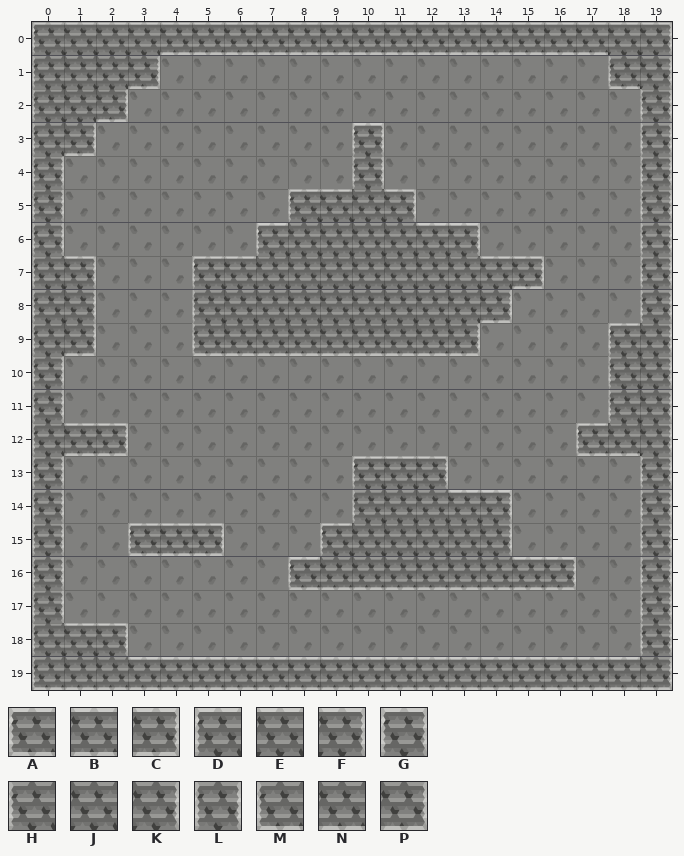
One commit to this Tiled map (JSON): assets/levels/map.json. The picture above is the old version.
Cells are 92x96 px. Shown: x 0..19, y 0..19.
Key: from "tileset": A 1, B 2, C 3, D 4, E 5, F 6, G 7, H 8, J 9, K 10, L 11, M 12, N 13, P 14.
_ is an empty cell.
Layers that did not change in this view are not listed.
Layer "Mid" before, first column x 0:
 0 DEEEBBBBBBBBBBBBBBEF
 1 HJJP______________MK
 2 HJP________________L
 3 HP________G________L
 4 L_________L________L
 5 L_______DEJF_______L
 6 L______DJJJJEF_____L
 7 HF___DEJJJJJJJEC___L
 8 HK___HJJJJJJJJP____L
 9 HP___MNNNNNNNP____DK
10 L_________________HK
11 L_________________HK
12 HBC______________ANK
13 L_________DEF______L
14 L_________HJJEF____L
15 L__ABC___DJJJJK____L
16 L_______ANNNNNNBC__L
17 L__________________L
18 HEF________________L
19 MNNBBBBBBBBBBBBBBBBP
After the commit:
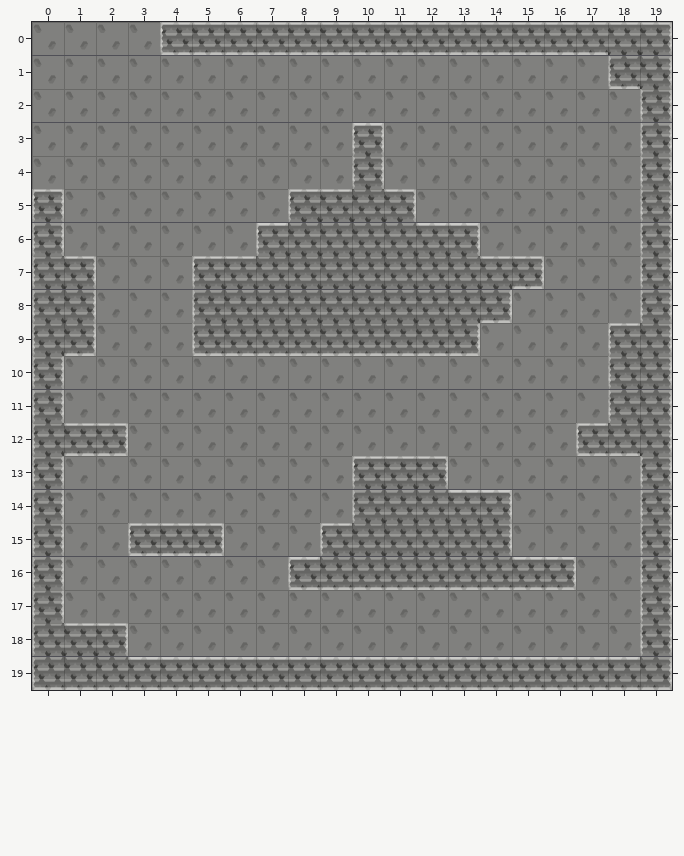
Diff:
{"where": "layer \"Mid\""}
{"y":0,"x":0,"old":"DEEEB","new":"____A"}
{"y":1,"x":0,"old":"HJJP","new":"____"}
{"y":2,"x":0,"old":"HJP","new":"___"}
{"y":3,"x":0,"old":"HP","new":"__"}
{"y":4,"x":0,"old":"L","new":"_"}
{"y":5,"x":0,"old":"L","new":"G"}
